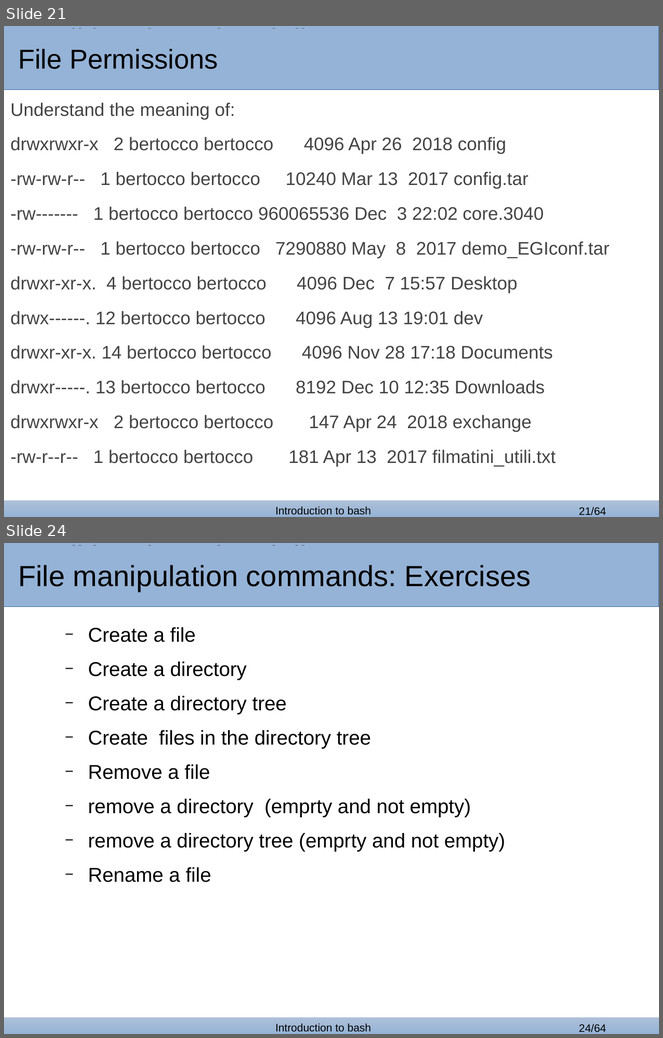
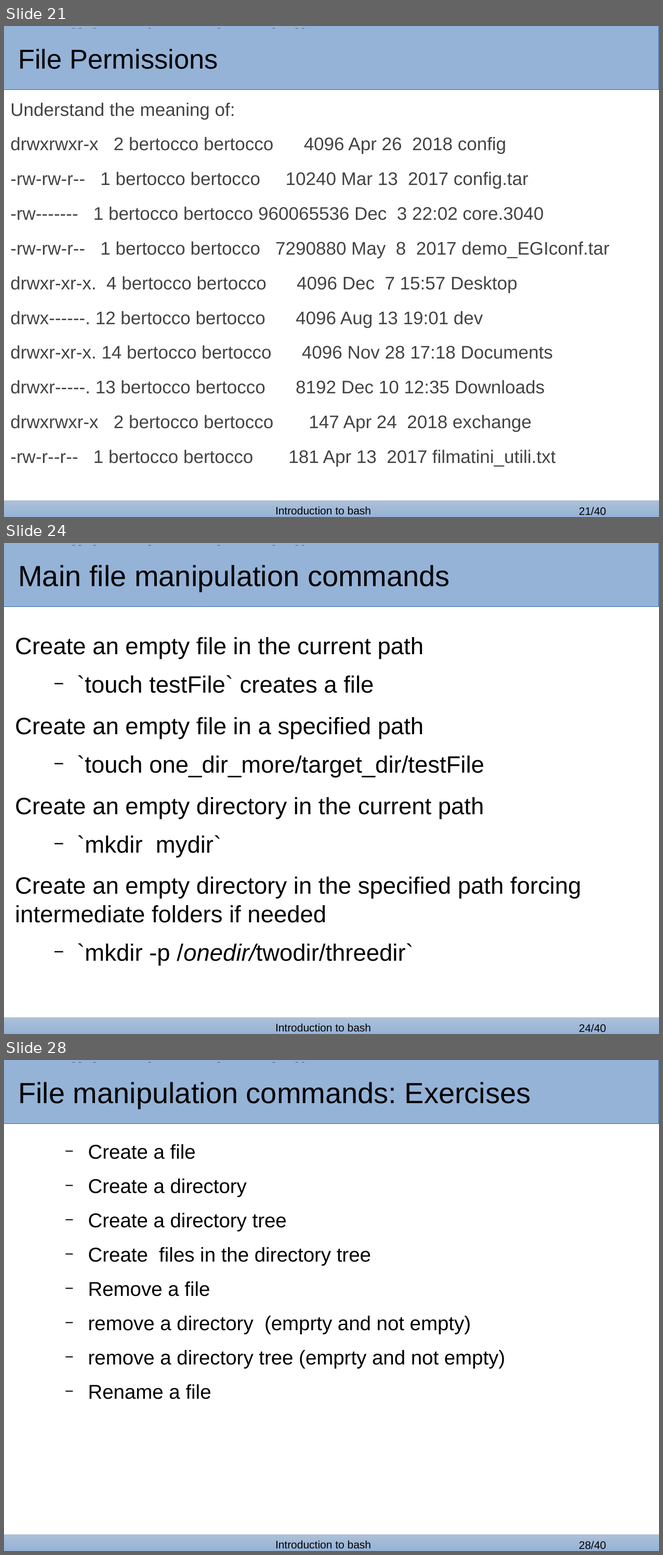
Before and after one commit to bertocco/abilita_info_units_1920, a slide deck: lezioni/bash_lessons/bash_1.odp. Shown one above the other, each under a label of ours: slides 21 and 24 before the commit, slides 21, 24 and 28 after it; the slides between them are not shown. The pictures are 663x1038 and 663x1555 pixels, drawn with LibreOffice and Linux fonts; fonts in the diff are those of the drawing; background and template pictures are left out. Boxes give left, top, right and bottom in pixels: in the first picture for what was removed or moved away, otherwise in the second. Text is boxed around its words. In the diff, an @@ line names an element or a change of style, - is before the commit and + after.

```diff
--- a/lezioni/bash_lessons/bash_1.odp
+++ b/lezioni/bash_lessons/bash_1.odp
@@ slide 24 added at (4, 543, 659, 1034), background #FFFFFF; not listed: 4 template elements that a slide beside it also shows @@
@@ rectangle added at (4, 546, 542, 604), fill #95B3D7, 32 pt, text #000000 @@
+Main file manipulation commands
@@ title added at (18, 545, 362, 572), 32 pt, text #000000 @@
+Traditional service delivery
@@ text added at (15, 637, 581, 966), 26 pt, text #000000 @@
+Create an empty file in the current path
+  − `touch testFile` creates a file
+Create an empty file in a specified path
+  − `touch one_dir_more/target_dir/testFile
+Create an empty directory in the current path
+  − `mkdir mydir`
+Create an empty directory in the specified path forcing intermediate folders if needed
+  − `mkdir -p /onedir/twodir/threedir`
@@ page number at (579, 508, 606, 516): text changed @@
-21/64
+21/40
@@ what was slide 24 is now slide 28 @@
@@ page number at (579, 1542, 606, 1550): text changed @@
-24/64
+28/40
```
Also in this commit, not shown: 5 slides changed, 8 other slides added, 33 slides removed, 1 other file.
